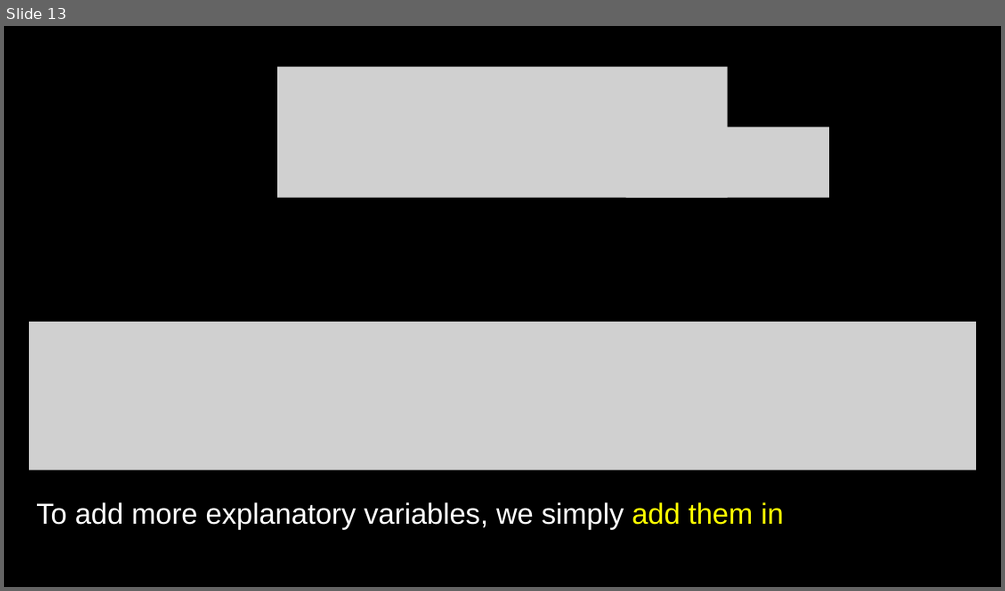
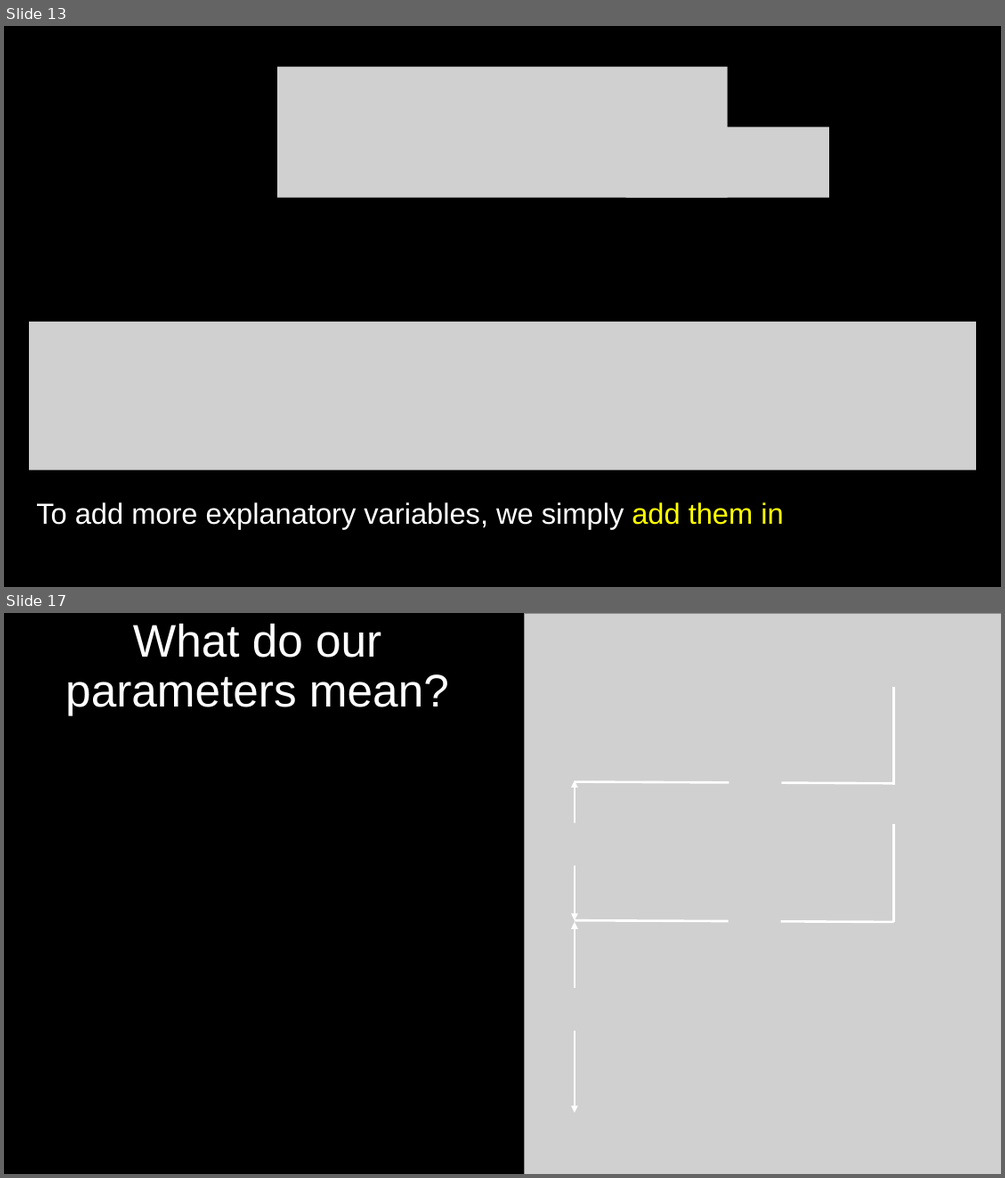
Before and after one commit to DeonRoos/stats-for-biologists, a slide deck: Lecture 9 - Multivariate LM/Slides/Lecutre 7.1 Multiple LM theory.pptx. Shown one above the other, each under a label of ours: slide 13 before the commit, slides 13 and 17 after it; the slides between them are not shown. The pictures are 1005x591 and 1005x1178 pixels, drawn with LibreOffice and Linux fonts; fonts in the diff are those of the drawing; grey boxes stand for pictures. Boxes give left, top, right and bottom in pixels: in the first picture for what was removed or moved away, otherwise in the second. Text is boxed around its words. In the diff, an @@ line names an element or a change of style, - is before the commit and + after.

```diff
--- a/Lecture 9 - Multivariate LM/Slides/Lecutre 7.1 Multiple LM theory.pptx
+++ b/Lecture 9 - Multivariate LM/Slides/Lecutre 7.1 Multiple LM theory.pptx
@@ slide 17 added at <box>4,613,1001,1174</box>, background #000000 @@
@@ title added at <box>65,623,449,715</box>, 44 pt, text #FFFFFF @@
+What do our parameters mean?
@@ picture added at <box>524,613,1001,1174</box> @@
@@ line added from (894, 686) to (894, 785), #FFFFFF 2.25 pt @@
@@ double arrow added from (574, 780) to (574, 920), #FFFFFF 2.25 pt @@
@@ line added from (574, 782) to (894, 784), #FFFFFF 2.25 pt @@
@@ picture added at <box>728,779,781,822</box> @@
@@ picture added at <box>569,823,621,866</box> @@
@@ line added from (894, 824) to (894, 922), #FFFFFF 2.25 pt @@
@@ double arrow added from (574, 922) to (574, 1112), #FFFFFF 2.25 pt @@
@@ line added from (574, 920) to (894, 922), #FFFFFF 2.25 pt @@
@@ picture added at <box>728,918,781,961</box> @@
@@ picture added at <box>569,988,622,1030</box> @@
```
Also in this commit, not shown: 7 slides changed, 10 other slides added, 2 slides removed, 9 other files.
